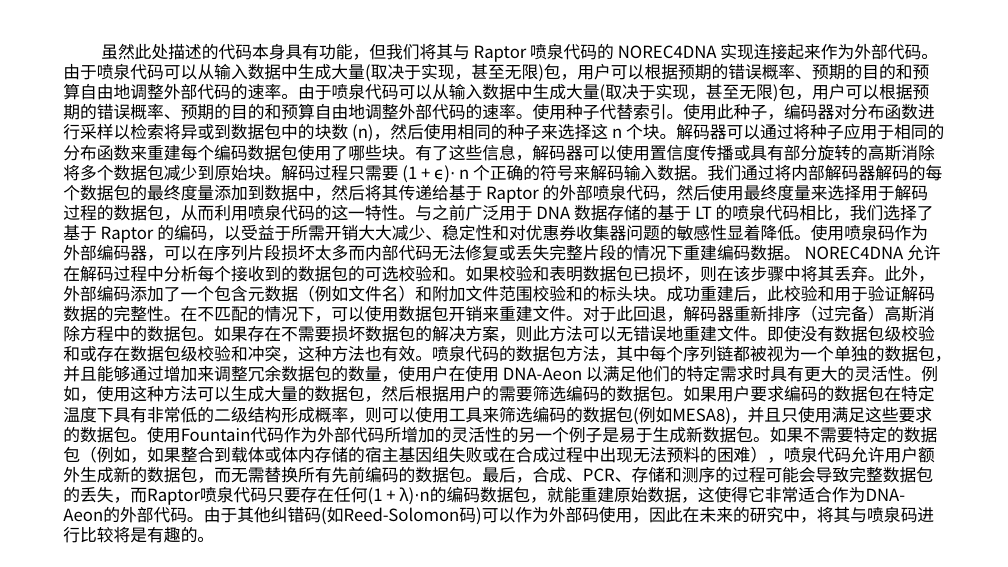
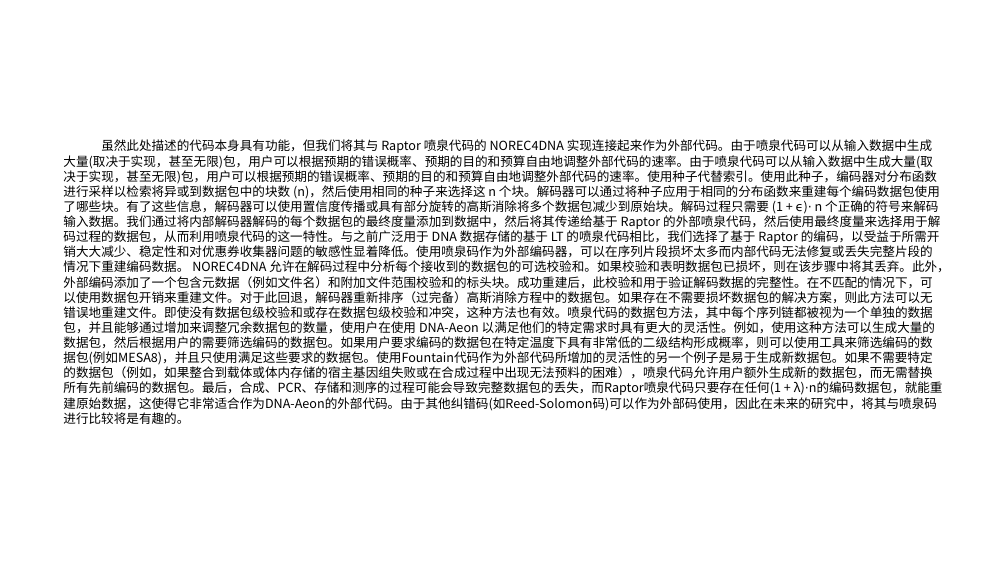
Before and after one commit to Dengminggg/DNA-Storage, a slide deck: slide 18 of DNA-Aeon/DNA-Aeon 为 DNA 存储中的约束遵守和纠错提供灵活的算术编码.pptx (slide 17 before the commit). Drawn at 1008x567 pixels with LibreOffice and Linux fonts; fonts in the diff are those of the drawing. Boxes give left, top, right and bottom in pixels: in the first picture for what was removed or moved away, otherwise in the second. Text is boxed around its words. In the diff, an @@ line names an element or a change of style, - is before the commit and + after.

```diff
--- a/DNA-Aeon/DNA-Aeon 为 DNA 存储中的约束遵守和纠错提供灵活的算术编码.pptx
+++ b/DNA-Aeon/DNA-Aeon 为 DNA 存储中的约束遵守和纠错提供灵活的算术编码.pptx
@@ text "虽然此处描述的代码本身具有功能，但我们将其与 Raptor 喷泉代码的 NOREC4DNA 实现连接起来作为外部代码。由 ...": place and size @@
-text "虽然此处描述的代码本身具有功能，但我们将其与 Raptor 喷泉代码的 NOREC4DNA 实现连接起来作为外部代码。由 ..." at [63,44,951,543]
+text "虽然此处描述的代码本身具有功能，但我们将其与 Raptor 喷泉代码的 NOREC4DNA 实现连接起来作为外部代码。由 ..." at [63,139,949,424]
@@ text "虽然此处描述的代码本身具有功能，但我们将其与 Raptor 喷泉代码的 NOREC4DNA 实现连接起来作为外部代码。由 ..." at [63,139,949,424]: size 16 to 12 pt @@
```
Also in this commit, not shown: 13 other slides changed, 1 slide added, 1 other file.
